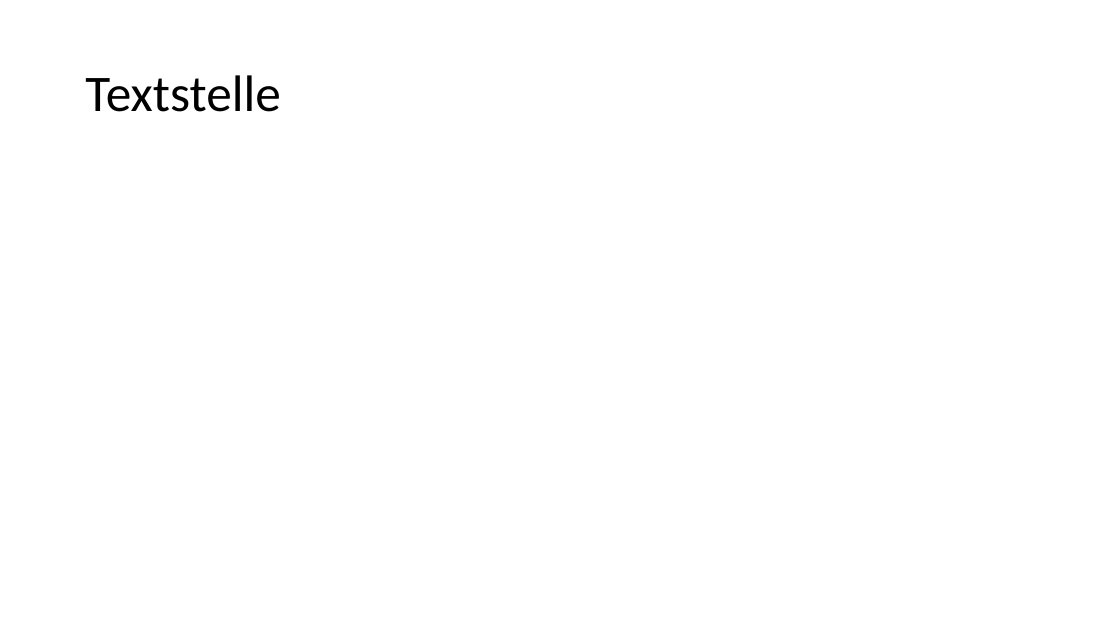
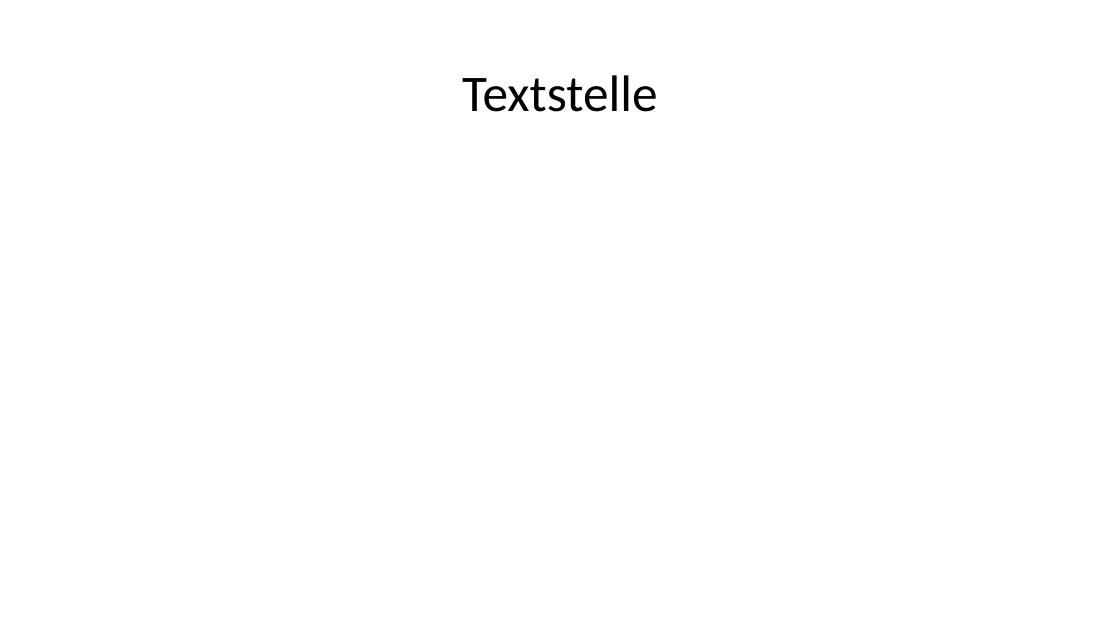
Before and after one commit to prulex9778/Deutsch-Vortrag, a slide deck: slide 9 of Powerpoint.pptx. Drawn at 1120x630 pixels with LibreOffice and Linux fonts; fonts in the diff are those of the drawing. Boxes give left, top, right and bottom in pixels: in the first picture for what was removed or moved away, otherwise in the second. Text is boxed around its words. In the diff, an @@ line names an element or a change of style, - is before the commit and + after.

```diff
--- a/Powerpoint.pptx
+++ b/Powerpoint.pptx
@@ title "Textstelle" at box(462, 75, 658, 112): alignment left to centre @@
```
Also in this commit, not shown: 4 other slides changed, 1 slide added, 12 other files.
